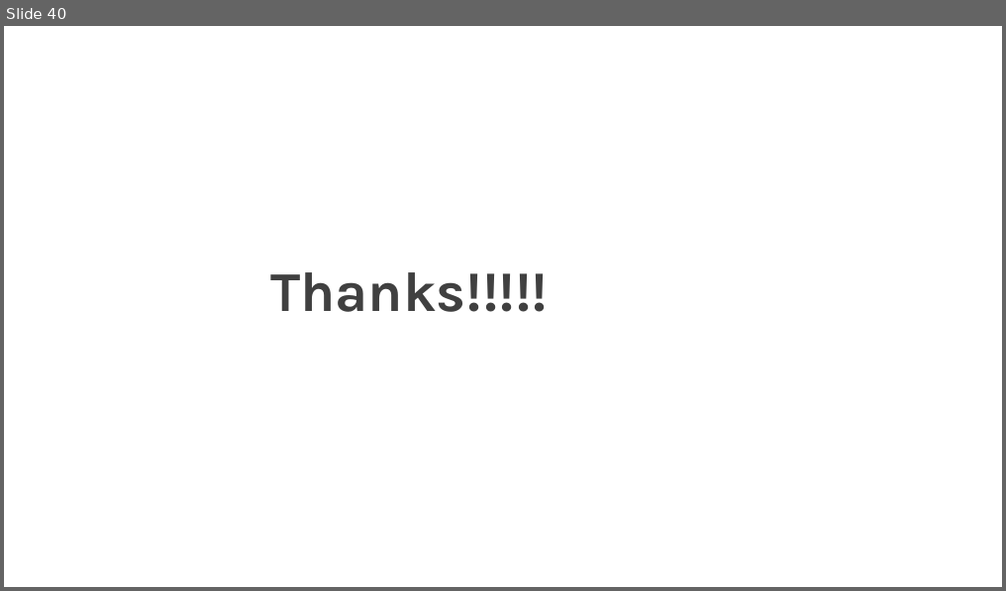
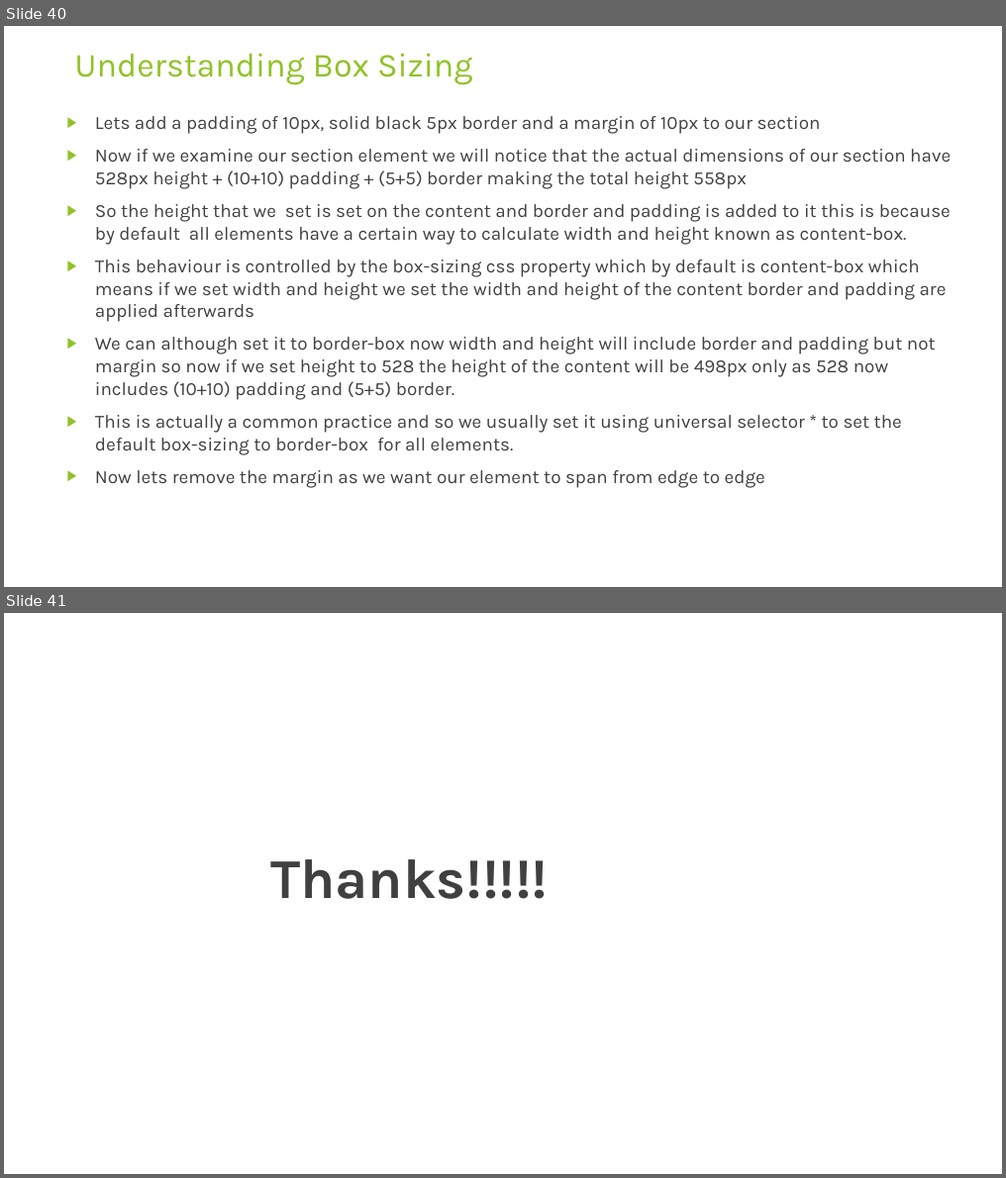
Before and after one commit to rudhrainfogain/CSS, a slide deck: PPT/Css-v3.pptx. Shown one above the other, each under a label of ours: slide 40 before the commit, slides 40 and 41 after it. The pictures are 1006x591 and 1006x1178 pixels, drawn with LibreOffice and Linux fonts; fonts in the diff are those of the drawing. Boxes give left, top, right and bottom in pixels: in the first picture for what was removed or moved away, otherwise in the second. Text is boxed around its words. In the diff, an @@ line names an element or a change of style, - is before the commit and + after.

Commit message:
Understanding Box Sizing

```diff
--- a/PPT/Css-v3.pptx
+++ b/PPT/Css-v3.pptx
@@ slide 40 added at [4,26,1002,587], background #FFFFFF @@
@@ title added at [74,53,473,84], 32.4 pt, text #90C226 @@
+Understanding Box Sizing
@@ text added at [95,116,950,488], 18 pt, text #404040 @@
+▶ Lets add a padding of 10px, solid black 5px border and a margin of 10px to our section
+▶ Now if we examine our section element we will notice that the actual dimensions of our section have 528px height + (10+10) padding + (5+5) border making the total height 558px
+▶ So the height that we set is set on the content and border and padding is added to it this is because by default all elements have a certain way to calculate width and height known as content-box.
+▶ This behaviour is controlled by the box-sizing css property which by default is content-box which means if we set width and height we set the width and height of the content border and padding are applied afterwards
+▶ We can although set it to border-box now width and height will include border and padding but not margin so now if we set height to 528 the height of the content will be 498px only as 528 now includes (10+10) padding and (5+5) border.
+▶ This is actually a common practice and so we usually set it using universal selector * to set the default box-sizing to border-box for all elements.
+▶ Now lets remove the margin as we want our element to span from edge to edge
@@ what was slide 40 is now slide 41 @@
```
Also in this commit, not shown: 1 other file.
